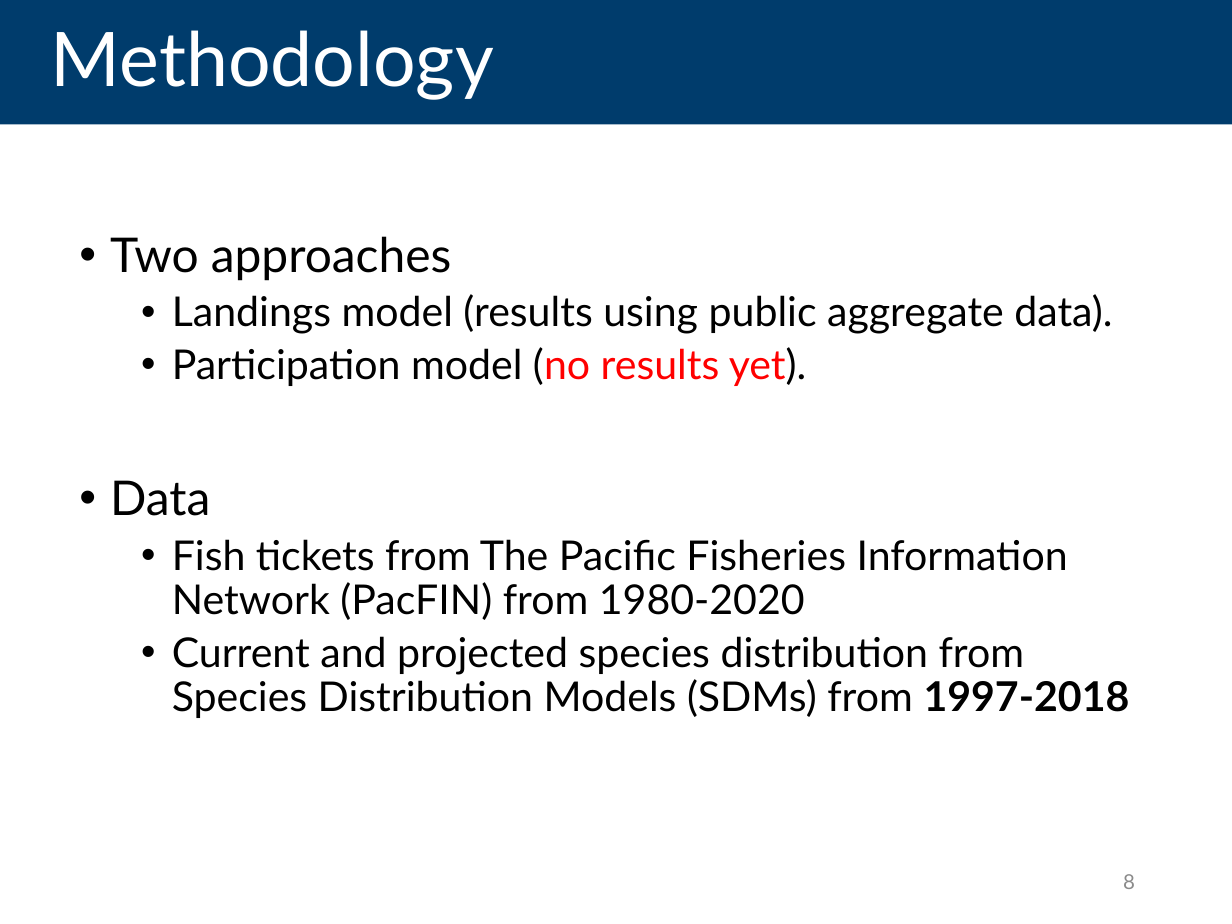
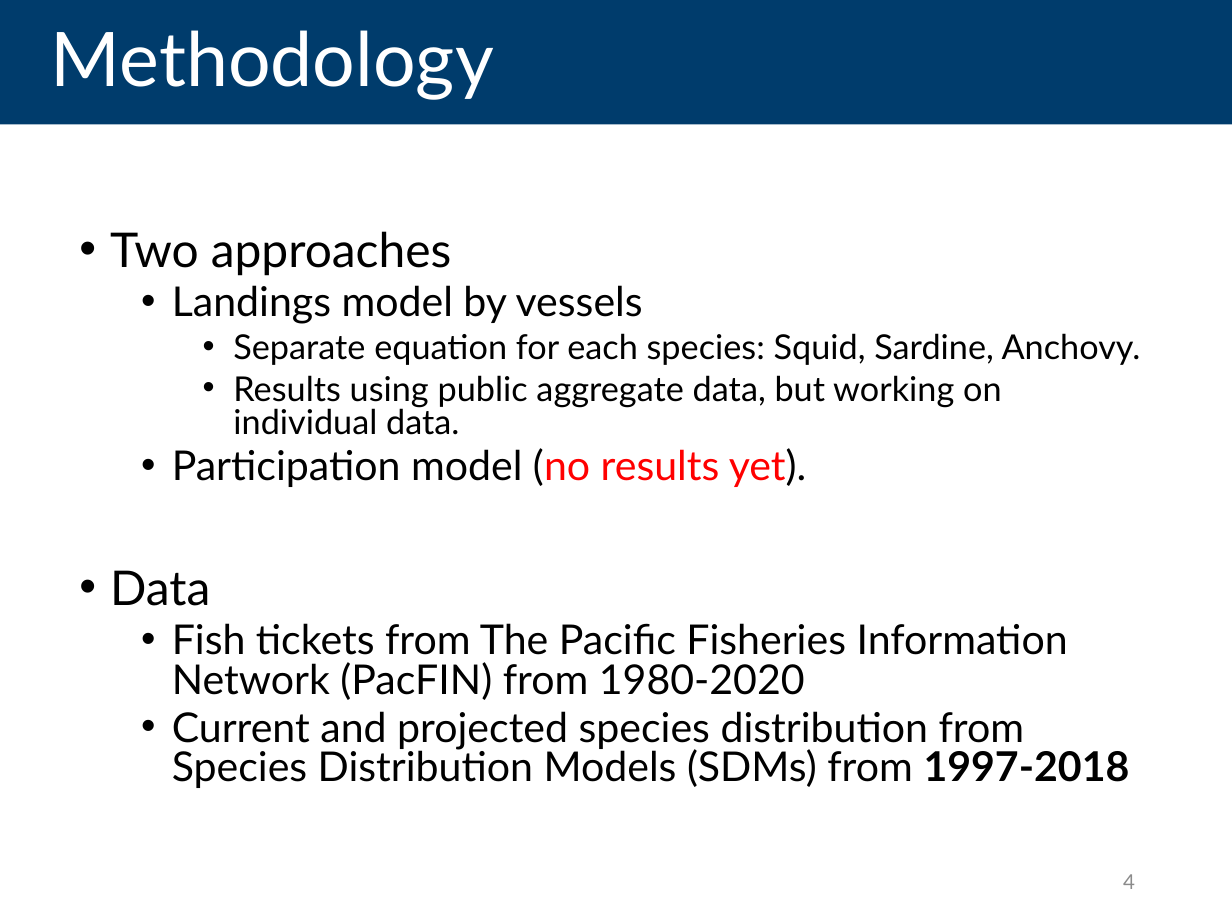
Before and after one commit to futureseas/EconAnalysis, a slide deck: slide 4 of Slides/slides_landing_FQE.pptx (slide 8 before the commit). Drawn at 1232x924 pixels with LibreOffice and Linux fonts; fonts in the diff are those of the drawing. Boxes give left, top, right and bottom in pixels: in the first picture for what was removed or moved away, otherwise in the second. Text is boxed around its words. In the diff, an @@ line names an element or a change of style, - is before the commit and + after.

```diff
--- a/Slides/slides_landing_FQE.pptx
+++ b/Slides/slides_landing_FQE.pptx
@@ text at bbox=[110, 231, 1130, 788]: line spacing 0.9 to 0.8 @@
@@ text at bbox=[172, 285, 1141, 435]: text changed; size 24 to 20 pt @@
-  • Landings model (results using public aggregate data).
+  • Landings model by vessels
+    • Separate equation for each species: Squid, Sardine, Anchovy.
+    • Results using public aggregate data, but working on individual data.
@@ page number at bbox=[1123, 874, 1135, 889]: text changed @@
-8
+4
```
Also in this commit, not shown: 6 other slides changed, 2 slides added, 3 slides removed, 5 other files.
